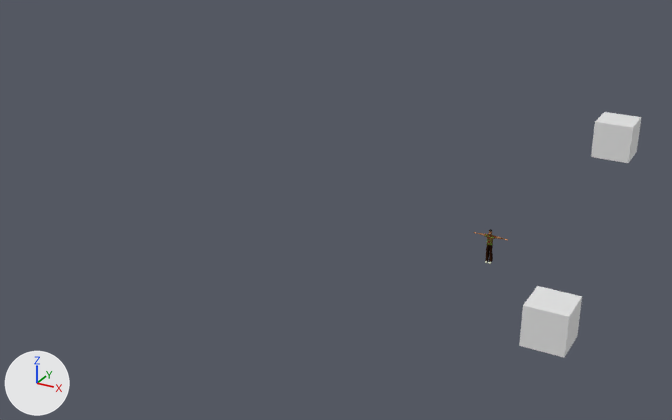
The Blender file saunastein/assets/blends/saunaguy.blend: old version first, new version second.
Camera for both pictures: a 50 mm camera at (13.8, -41.4, 21.7) aimed at (-9.6, 1.1, 0.5). Arrows for +X, +Y and +Z are at lower left; the lights stay in place. Objects named as collision shapes, trigger or cutter boxes, shadow casters or lower levels of detail are left out.

The scene before the commit, as lines of its bpy script (objects in view):
```python
me_cube_003 = bpy.data.meshes.new('Cube.003')
me_cube_003.from_pydata(...)  # a box spanning x -1.0..1.0, y -1.0..1.0, z -1.0..1.0
me_cube_003.materials.append(mat_yellow)  # white #e7e7e7
me_cube_004 = bpy.data.meshes.new('Cube.004')
me_cube_004.from_pydata(...)  # a box spanning x -1.0..1.0, y -1.0..1.0, z -1.0..1.0
me_cube_004.materials.append(mat_yellow)  # white #e7e7e7
ob_cube_001 = bpy.data.objects.new('cube.001', me_cube_003)
ob_cube_001.location = (4.0, 8.0, 5.0)
ob_cube_002 = bpy.data.objects.new('cube.002', me_cube_004)
ob_cube_002.location = (5.0, -6.0, 1.0)
```
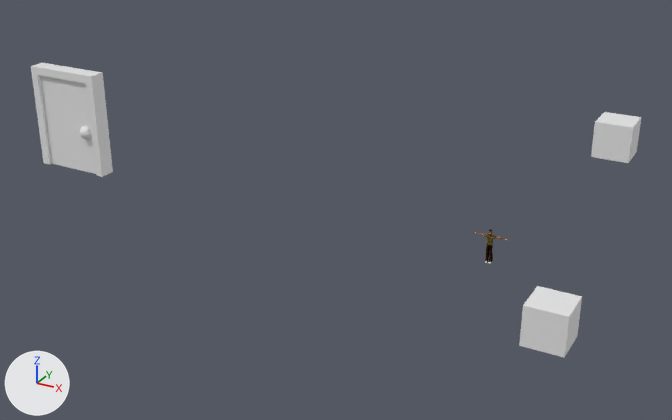
Pixel boxes (x1, y1, x2, y2) of what changed, in the pictures (672 x 420 px):
'door', added
    after: (40, 75, 96, 174)
'frame', added
    after: (31, 63, 113, 177)

What the commit changed:
Mesh me_cube_005 is new.
It has 24 vertices, 22 faces and spans x -0.5..4.5, y -0.5..0.5, z 0.0..6.5.
Mesh me_cube is new.
It has 74 vertices, 70 faces and spans x 0.0..4.0, y -0.74..0.7, z 0.0..6.0.
Object 'frame' (ob_frame) is new; it shows me_cube_005.
Its parent is ob_door_root.
Its location is (0.0, 0.0, 0.0).
Object 'door_root' (ob_door_root) is new.
Its location is (-30.0, 0.0, 0.0).
Object 'door' (ob_door) is new; it shows me_cube.
Its parent is ob_door_root.
Its location is (0.0, 0.0, 0.0).
Its rotation in degrees is (0, 0, 0).
